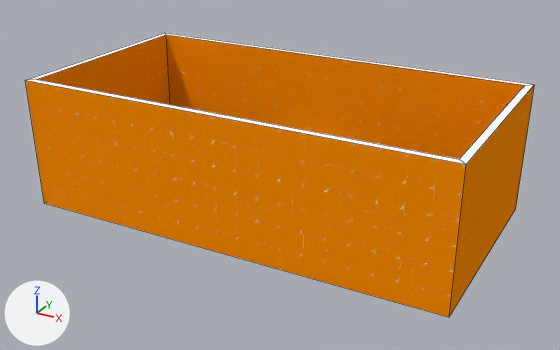
A saved change to the Blender file content/core/models/dev/dev_map.blend.
Rendered twice from a 50 mm lens placed at (16.6, -30.0, 16.4), pointed at (0.3, -0.4, 1.6). Every picture has the same lights, and +X, +Y and +Z are marked at lower left. Mesh edges are drawn as thin lines on the coarser meshes.

Before the edit, the objects in view are built like this:
```python
me_cube_005 = bpy.data.meshes.new('Cube.005')
me_cube_005.from_pydata(...)  # 8 vertices, 5 faces; spans x -10.0..10.0, y -5.0..5.0, z 0.0..6.0
# faces by material slot: [1, 4]
me_cube_005.materials.append(mat_dev_floor)  # its picture is missing
me_cube_005.materials.append(mat_dev_wall)  # picture img_dev_wall_png
ob_cube = bpy.data.objects.new('Cube', me_cube_005)
ob_cube.location = (0.0, 0.0, 0.0)
_m = ob_cube.modifiers.new('Solidify', 'SOLIDIFY')
_m.thickness = 0.5
```
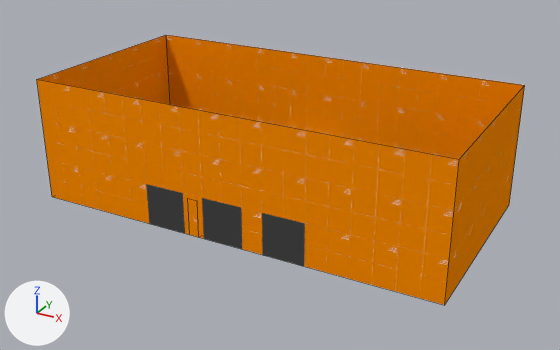
Diff of the bpy script that builds the scene:
```diff
--- a/content/core/models/dev/dev_map.blend.py
+++ b/content/core/models/dev/dev_map.blend.py
@@ me_cube_005 @@
 me_cube_005.from_pydata(...)  # 8 vertices, 5 faces; spans x -10.0..10.0, y -5.0..5.0, z 0.0..6.0
 # used by ob_cube; location = (0.0, 0.0, 0.0)
+# me_cube_005 part 1: texture (UV) coordinates of 5 of 5 faces, centred in x -10.0..10.0, y -5.0..5.0, z 0.0..3.0, changed; they spanned u -24.1..24.1, v -12.04..12.04 and now span u -4.99..4.99, v -2.5..3.0
 me_cube_005.materials.append(mat_dev_floor)
@@ ob_cube @@
 ob_cube.location = (0.0, 0.0, 0.0)
-_m = ob_cube.modifiers.new('Solidify', 'SOLIDIFY')
-_m.thickness = 0.5
```

What differs and where, as boxes (x1, y1, x2, y2) in the pictures (560 x 350 px):
'Cube', surface changed, modifiers changed
    before: (25, 33, 535, 317)
    after: (37, 35, 525, 305)
'Cube.002', unchanged, uncovered by the edit
    after: (262, 213, 305, 266)
'Cube.001', unchanged, uncovered by the edit
    after: (202, 198, 242, 249)
'Cube.003', unchanged, uncovered by the edit
    after: (146, 184, 185, 233)
